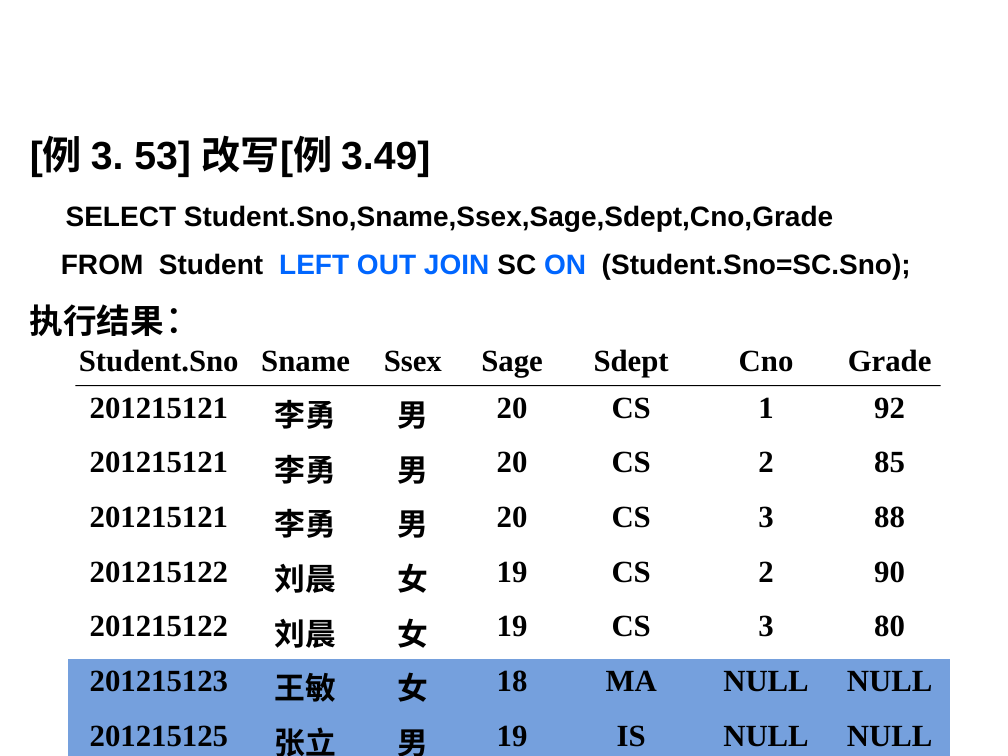
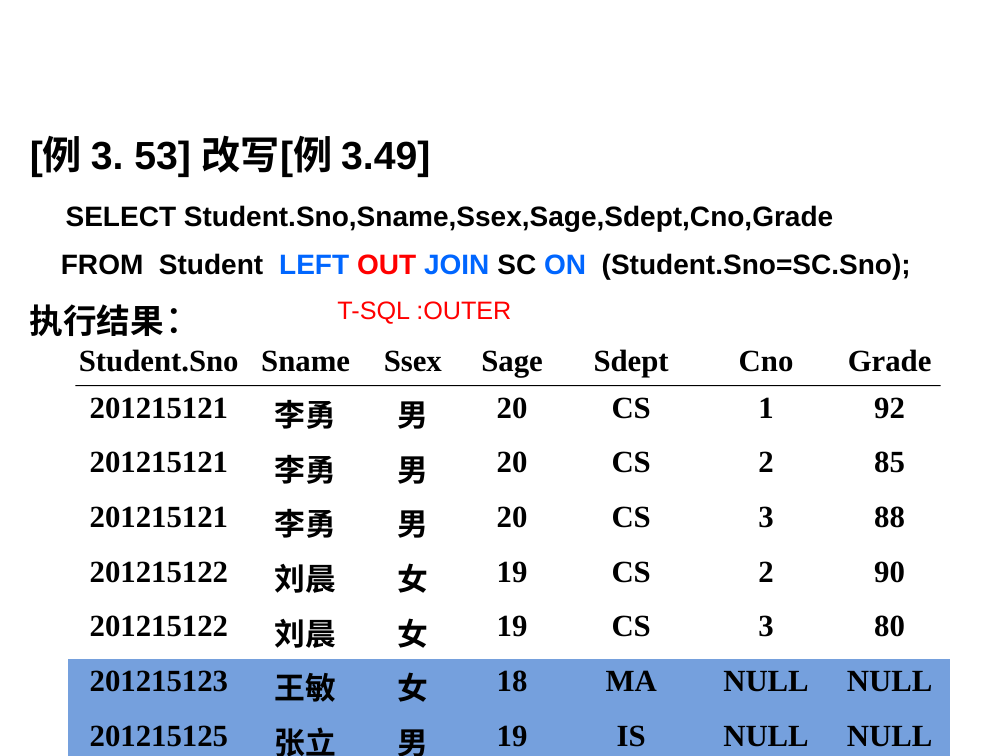
Before and after one commit to HBU/DataBase, a slide deck: slide 19 of PPT/DB第03章（2）.ppt. Drawn at 1008x756 pixels with LibreOffice and Linux fonts; fonts in the diff are those of the drawing; background and template pictures are left out. Boxes give left, top, right and bottom in pixels: in the first picture for what was removed or moved away, otherwise in the second. Text is boxed around its words. In the diff, an @@ line names an element or a change of style, - is before the commit and + after.

```diff
--- a/PPT/DB第03章（2）.ppt
+++ b/PPT/DB第03章（2）.ppt
@@ text at [61,253,911,279]: text colour #0066FF to #FF0000 in "OUT" @@
@@ text added at [337,301,511,324], 18 pt, text #FF0000 @@
+T-SQL :OUTER
```
Also in this commit, not shown: 2 other slides changed, 1 slide added, 1 slide removed, 21 other files.
